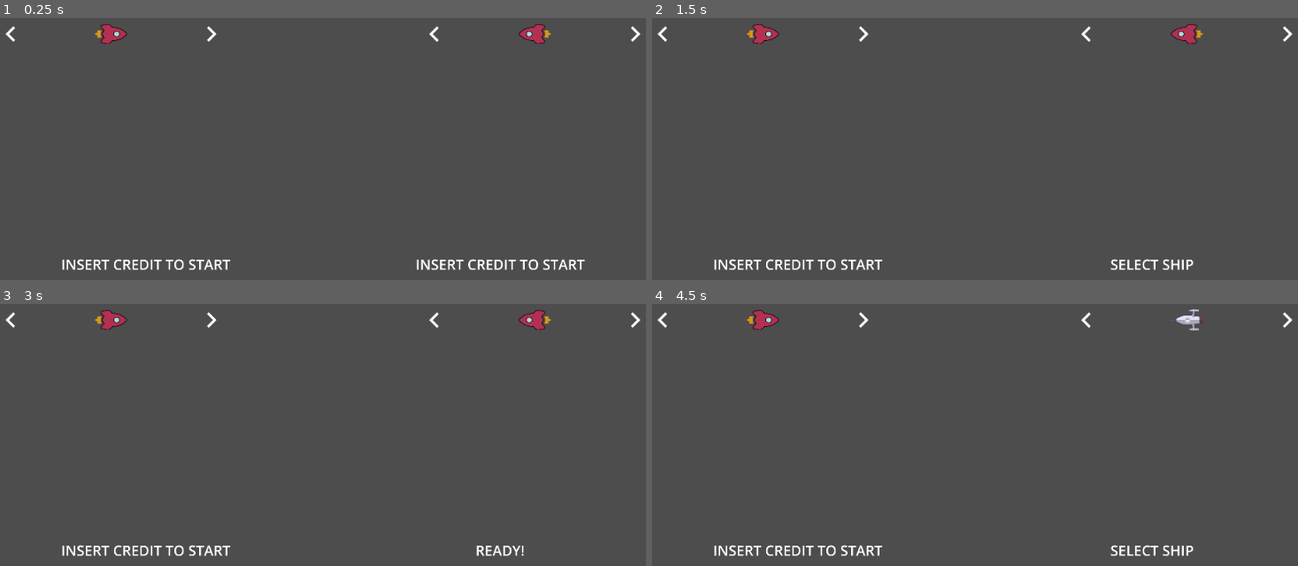
Above: before the commit, frames 1-4 (two rows, left to right).
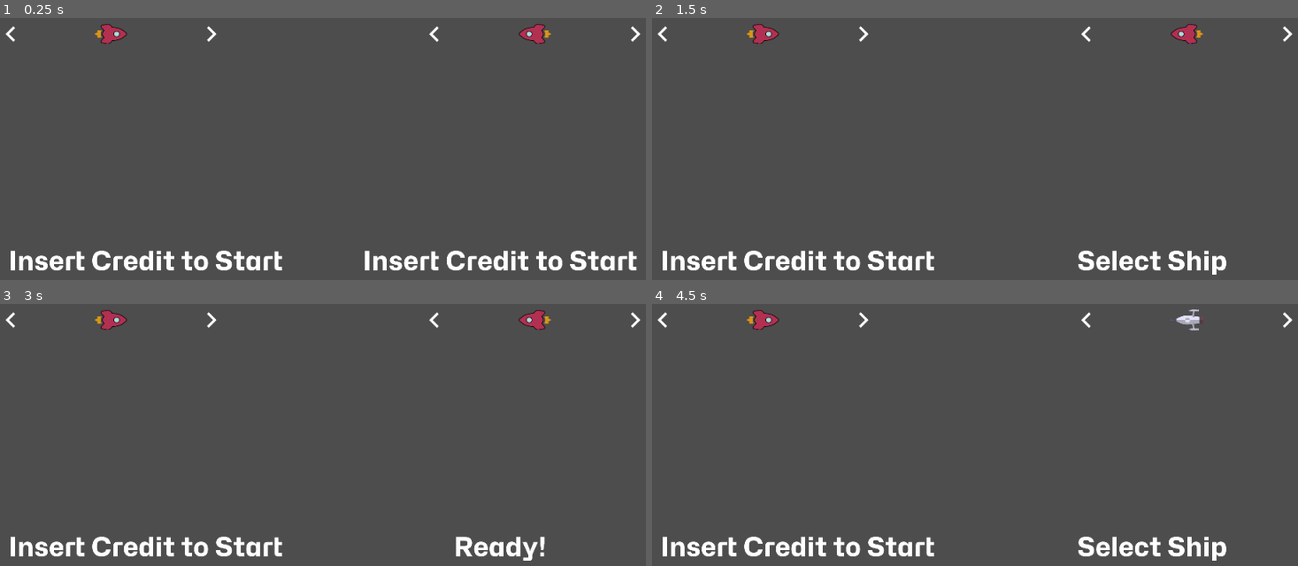
Above: after the commit, the same moments.

Repository: RajwolChapagain/Arcade-Game
Game: Godot game, scene res://main.tscn
Same seed, same stepped clock (60 frames per second), same inputs: the game is played once before the commit and once after it. The engine's default icon, where the game draws it, is replaced by a stand-in: a white triangle on a blue panel in a dark square.
Inputs:
- Up to frame 1 (0.25 s): no input
- Up to frame 2 (1.5 s): tap Enter (p2_insert_coin) at 0.5, 0.8, 1.35 s; hold Up (p2_fire) 0.53-1.28 s; tap Space at 1.25 s
- Up to frame 3 (3 s): tap Up (p2_fire) at 1.55, 2.85 s; tap Enter (p2_insert_coin) at 2 s; hold Enter (p2_insert_coin) 2.03-2.78 s; tap S (p2_down) at 2.1 s; tap Space at 2.75 s
- Up to frame 4 (4.5 s): tap Enter (p2_insert_coin) at 3.5 s; hold Enter (p2_insert_coin) 3.53-4.28 s; tap Space at 4.25 s; tap A (p2_left) at 4.35 s

The runs differ from the first frame. In frame 1, 3.3% of the frame differs, in the area x 1-99%, y 88-97%; in frame 2, 2.6%; in frame 3, 2.2%; in frame 4, 2.6%.

Commit message:
Make a UI theme resource

Diff:
--- a/UI/hud.tscn
+++ b/UI/hud.tscn
@@ -1,7 +1,8 @@
-[gd_scene load_steps=4 format=3 uid="uid://0uuiimj7834t"]
+[gd_scene load_steps=5 format=3 uid="uid://0uuiimj7834t"]
 
 [ext_resource type="Script" path="res://ui/hud.gd" id="1_2eusb"]
 [ext_resource type="PackedScene" uid="uid://l4c7xcvflq5r" path="res://UI/health_bar.tscn" id="2_7d51a"]
+[ext_resource type="Theme" uid="uid://bb7f13p2xc05p" path="res://UI/ui_theme.tres" id="3_ainlw"]
 
 [sub_resource type="StyleBoxFlat" id="StyleBoxFlat_eqrp0"]
 bg_color = Color(0.670588, 0.603922, 0.266667, 1)
@@ -68,4 +69,4 @@
 offset_right = 755.5
 offset_bottom = 751.0
 grow_horizontal = 2
-theme_override_font_sizes/font_size = 200
+theme = ExtResource("3_ainlw")
--- a/UI/main_menu.gd
+++ b/UI/main_menu.gd
@@ -63,7 +63,7 @@
 		player2_inserted_coin = true
 		player2_ready = false
 
-	set_prompt(player, "SELECT SHIP")
+	set_prompt(player, "Select Ship")
 
 func make_player_ready(player):
 	if player == 1:
@@ -74,7 +74,7 @@
 		player2_ready = true
 		if player1_ready:
 			start_game()
-	set_prompt(player, "READY!")
+	set_prompt(player, "Ready!")
 
 func set_prompt(player, text):
 	var label = $Prompt/Label if player == 1 else $Prompt/Label2
--- a/UI/main_menu.tscn
+++ b/UI/main_menu.tscn
@@ -1,10 +1,11 @@
-[gd_scene load_steps=6 format=3 uid="uid://mf26dw6pyc04"]
+[gd_scene load_steps=7 format=3 uid="uid://mf26dw6pyc04"]
 
 [ext_resource type="Texture2D" uid="uid://c87ojw4yeuuud" path="res://UI/right_arrow.svg" id="1_5rmpm"]
 [ext_resource type="Texture2D" uid="uid://dvoiqv1dp1eab" path="res://ship/stock_ship.svg" id="1_835c4"]
 [ext_resource type="Script" path="res://UI/main_menu.gd" id="1_qtlmi"]
 [ext_resource type="Texture2D" uid="uid://d3etsdxr15cwe" path="res://ship/scout_ship.png" id="2_1eyi0"]
 [ext_resource type="Texture2D" uid="uid://deb848xhneunh" path="res://ship/tank_ship.svg" id="4_4vnet"]
+[ext_resource type="Theme" uid="uid://bb7f13p2xc05p" path="res://UI/ui_theme.tres" id="5_85q3v"]
 
 [node name="MainMenu" type="Control"]
 layout_mode = 3
@@ -32,16 +33,16 @@
 [node name="Label" type="Label" parent="Prompt"]
 layout_mode = 2
 size_flags_horizontal = 3
-theme_override_font_sizes/font_size = 80
-text = "INSERT CREDIT TO START"
+theme = ExtResource("5_85q3v")
+text = "Insert Credit to Start"
 horizontal_alignment = 1
 vertical_alignment = 1
 
 [node name="Label2" type="Label" parent="Prompt"]
 layout_mode = 2
 size_flags_horizontal = 3
-theme_override_font_sizes/font_size = 80
-text = "INSERT CREDIT TO START"
+theme = ExtResource("5_85q3v")
+text = "Insert Credit to Start"
 horizontal_alignment = 1
 vertical_alignment = 1
 
--- /dev/null
+++ b/UI/ui_theme.tres
@@ -0,0 +1,7 @@
+[gd_resource type="Theme" load_steps=2 format=3 uid="uid://bb7f13p2xc05p"]
+
+[ext_resource type="FontFile" uid="uid://bwwfadbv80f4t" path="res://UI/HubotSans-Bold.otf" id="1_4ygcw"]
+
+[resource]
+Label/font_sizes/font_size = 150
+Label/fonts/font = ExtResource("1_4ygcw")
Binary file added: UI/HubotSans-Bold.otf
Not shown, added: UI/HubotSans-Bold.otf.import
